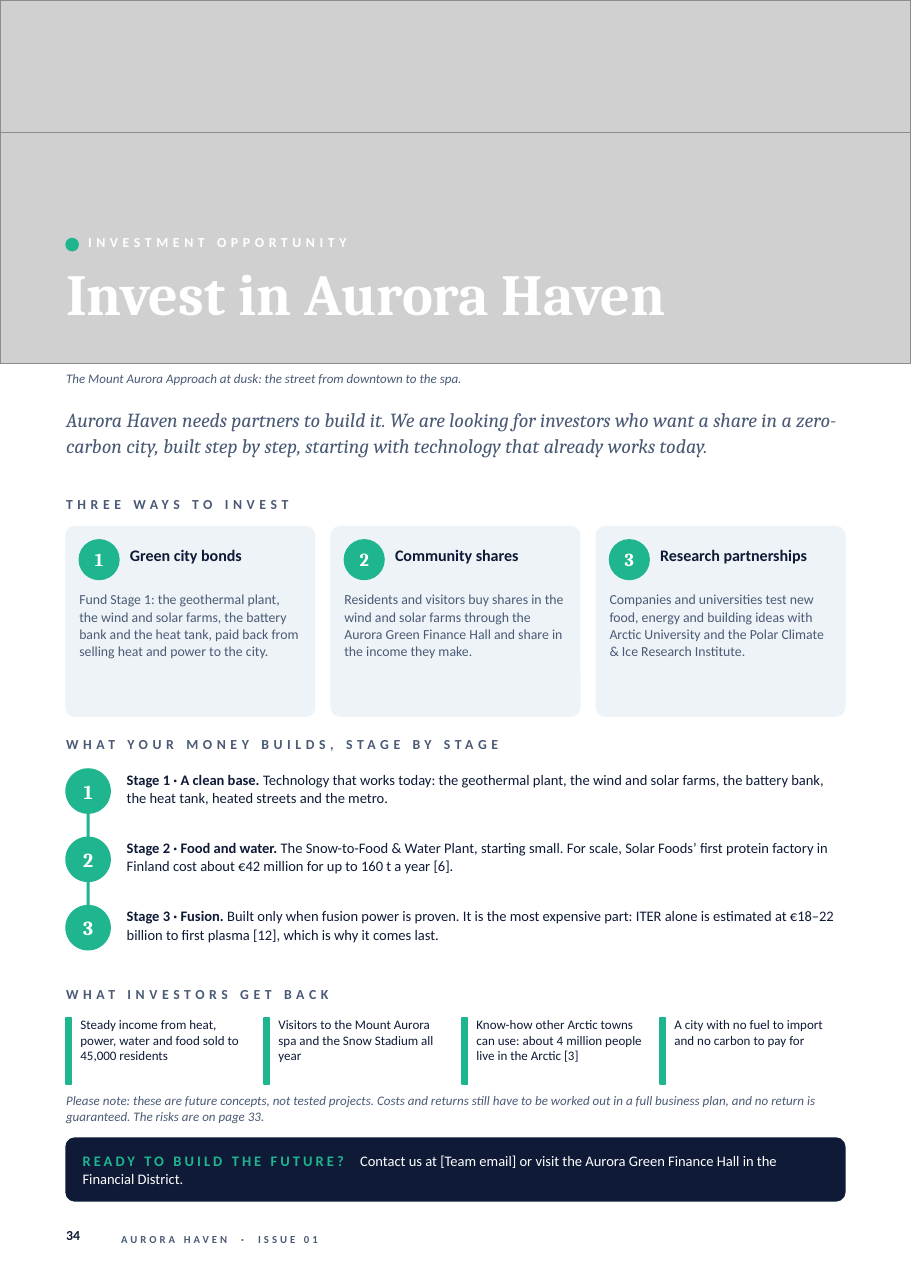
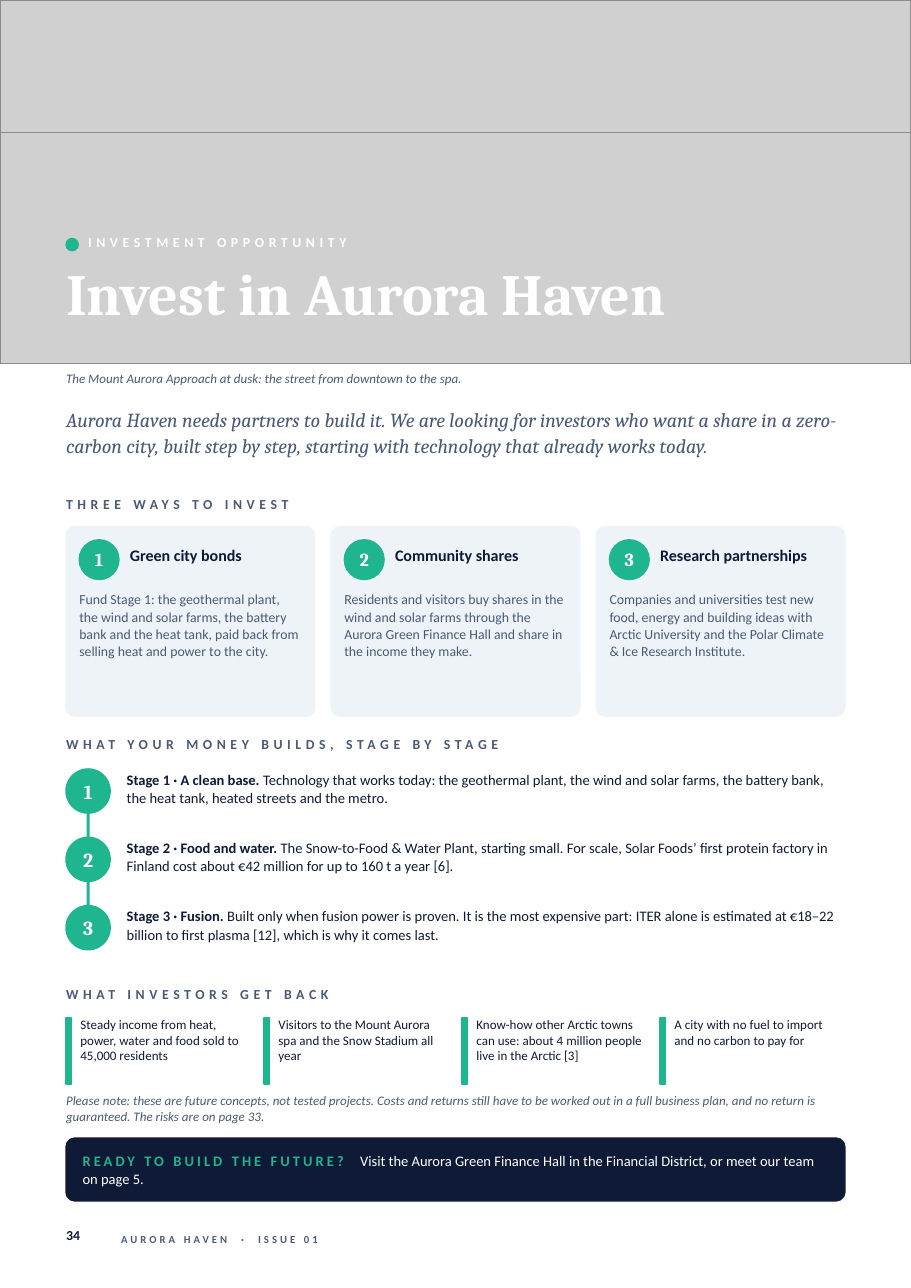
Before and after one commit to HiroKasumi-bit/chatbox-bi-n-o, a slide deck: slide 34 of output/Aurora_Haven_Magazine.pptx. Drawn at 911x1288 pixels with LibreOffice and Linux fonts; fonts in the diff are those of the drawing; grey boxes stand for pictures. Boxes give left, top, right and bottom in pixels: in the first picture for what was removed or moved away, otherwise in the second. Text is boxed around its words. In the diff, an @@ line names an element or a change of style, - is before the commit and + after.

```diff
--- a/output/Aurora_Haven_Magazine.pptx
+++ b/output/Aurora_Haven_Magazine.pptx
@@ text at <box>83,1156,814,1168</box>: text changed @@
-READY TO BUILD THE FUTURE? Contact us at [Team email] or visit the Aurora Green Finance Hall in the Financial District.
+READY TO BUILD THE FUTURE? Visit the Aurora Green Finance Hall in the Financial District, or meet our team on page 5.
```
Also in this commit, not shown: 3 other slides changed, 3 other files.
